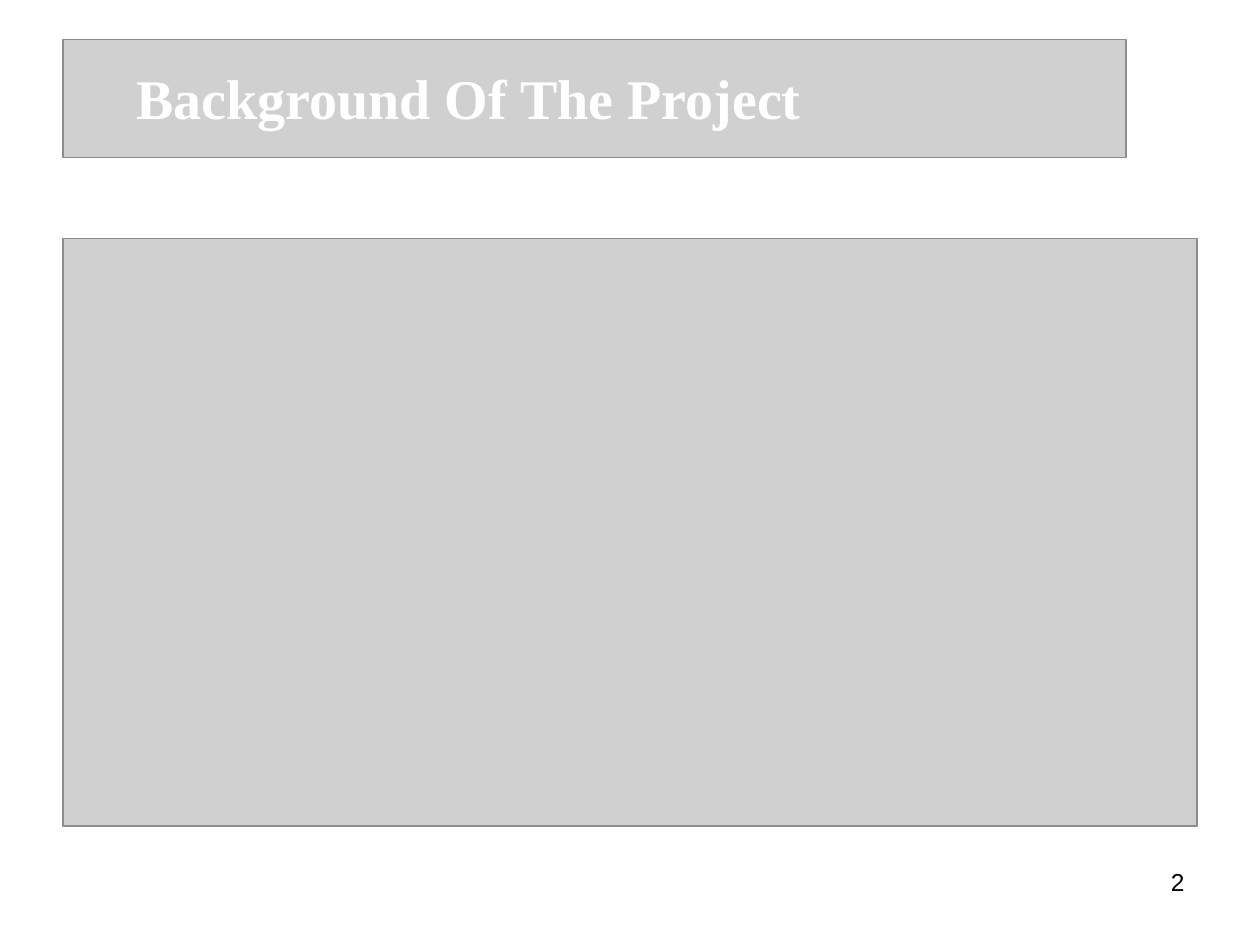
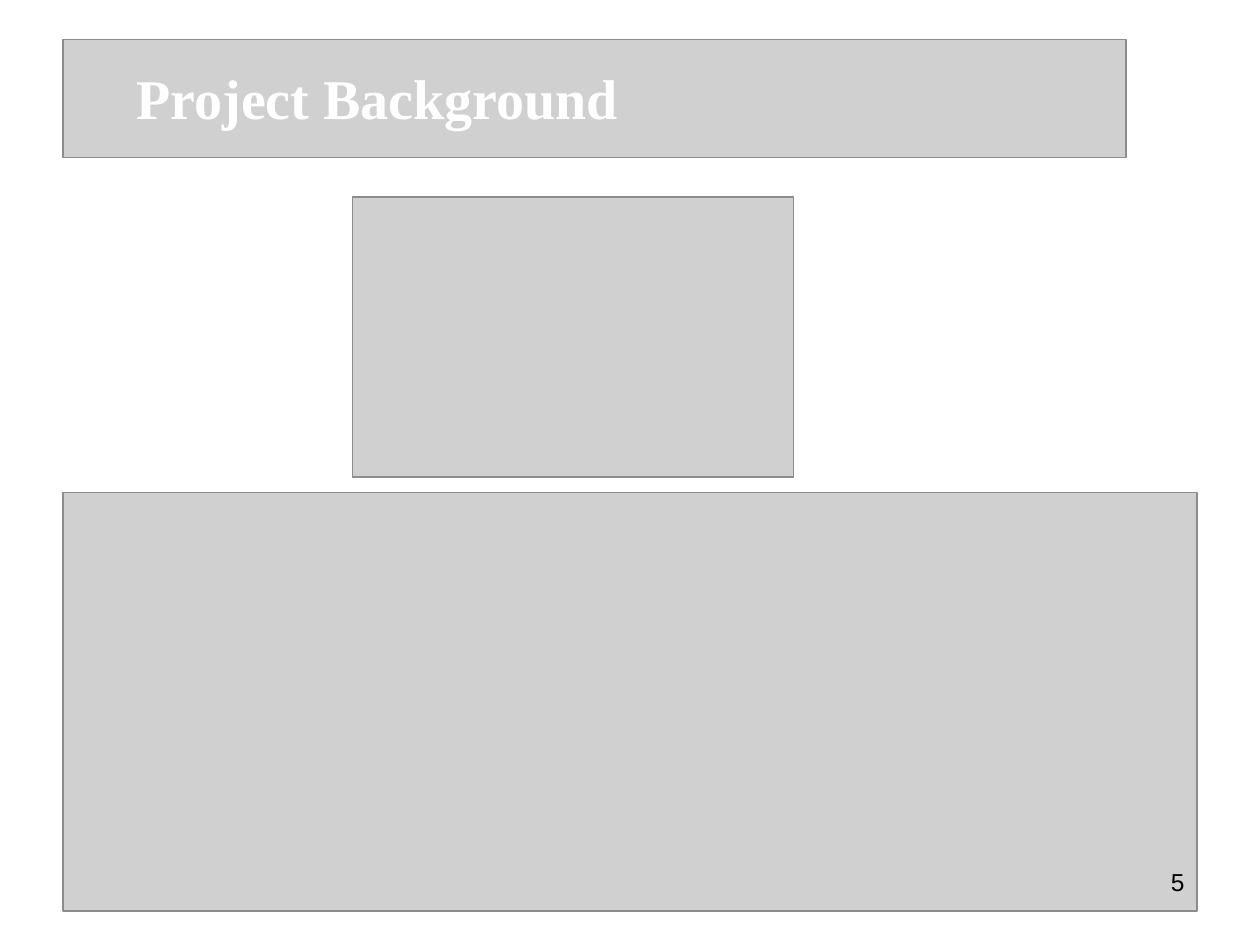
Before and after one commit to MhiraHANA/ipd10-dotnet-project-sales-management, a slide deck: slide 5 of SMS.ppt (slide 2 before the commit). Drawn at 1260x945 pixels with LibreOffice and Linux fonts; fonts in the diff are those of the drawing; grey boxes stand for pictures. Boxes give left, top, right and bottom in pixels: in the first picture for what was removed or moved away, otherwise in the second. Text is boxed around its words. In the diff, an @@ line names an element or a change of style, - is before the commit and + after.

```diff
--- a/SMS.ppt
+++ b/SMS.ppt
@@ text at (136,81,618,130): text changed @@
-Background Of The Project
+Project Background
@@ picture added at (353,197,794,476) @@
@@ picture: place and size @@
-picture at (63,238,1197,825)
+picture at (63,493,1197,911)
@@ page number at (1171,874,1185,892): text changed @@
-2
+5
```
Also in this commit, not shown: 6 other slides changed, 1 slide added, 1 slide removed, 4 other files.
